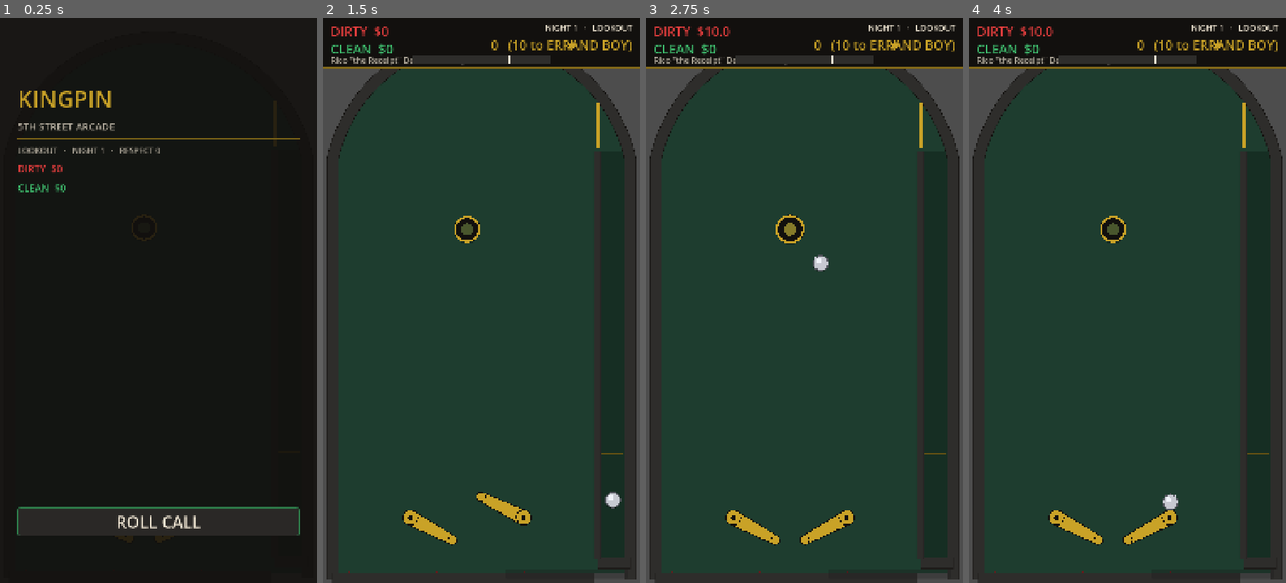
Above: before the commit, frames 1-4 (left to right).
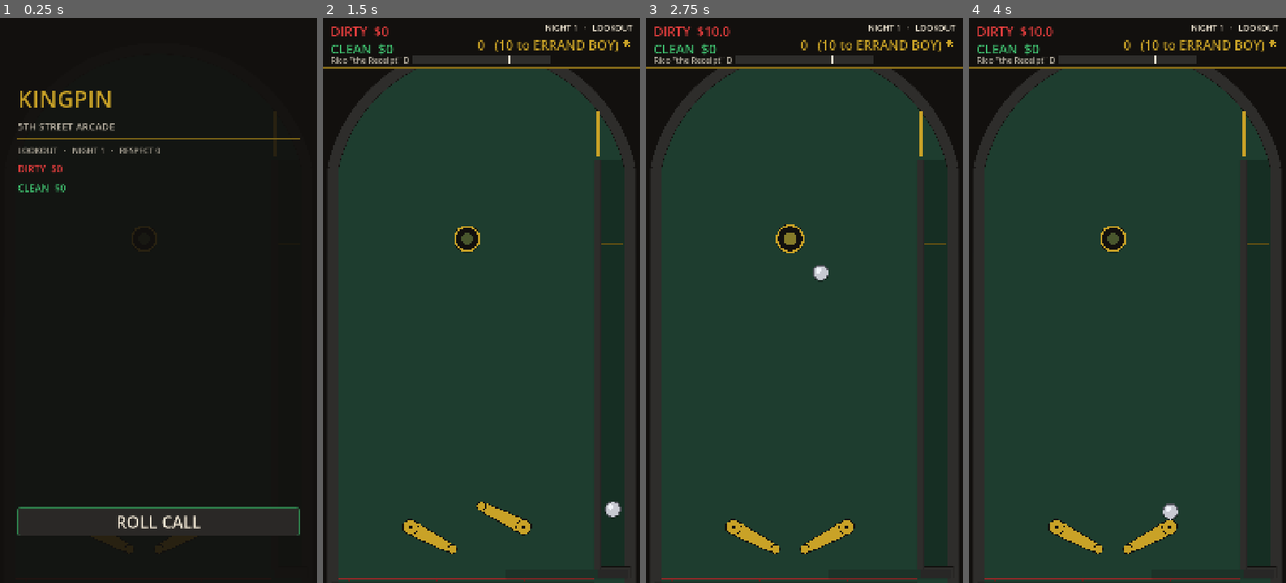
Above: after the commit, the same moments.

Repository: Ironkode787/Mobball
Game: Godot game, scene res://game/main.tscn
The game is run twice, just before and just after one commit, with the same random seed, the same clock (stepped at 60 frames per second) and the same inputs.
Inputs (mouse positions are in pixels of both pictures, inside the frame that each line leads up to):
- Up to frame 1 (0.25 s): no input
- Up to frame 2 (1.5 s): click "ROLL CALL" at 0.5 s; tap Enter at 1.25 s; move the mouse to (551, 272) at 1.27 s; hold D (flipper_right) from 1.28 s (still down); tap Space (plunger) at 1.35 s; click (551, 272) at 1.42 s
- Up to frame 3 (2.75 s): release D (flipper_right) at 2 s; drag from (741, 328) to (788, 227) at 2.02 s
- Up to frame 4 (4 s): move the mouse to (1159, 176) at 2.77 s; hold D (flipper_right) 2.78-3.5 s; tap Space (plunger) at 2.85, 3.5 s; click (1159, 176) at 2.92 s; drag from (1111, 413) to (1111, 571) at 3.52 s

The runs differ from the first frame. In frame 2, 7.7% of the frame differs, in the area x 0-100%, y 3-100%; in frame 3, 7.7%; in frame 4, 7.6%.

Commit message:
Tall-phone layout fixes and maps-style Ledger zoom (device feedback)
The camera bottom-anchors a table shorter than the frame: flippers at
thumb level, spare screen above the arch, and the clear color is ink
so any margin reads as cabinet, never broken gray. The HUD's respect
line ends before the star (now pinned to the strip's right edge) and
the roster line clips before the heat bar - no more text collisions
on narrow canvases.

The Ledger zooms like a map: two-finger pinch with the world point
under the pinch midpoint held fixed, wheel zoom anchored at the
cursor, and button/wheel zoom gliding exponentially to its target
(fingers keep direct control, everything else eases). The device
probe grows a synthesized two-finger pinch regression (1.0 -> 2.0)
and runs green at 9:16, 9:19.5 and 9:20 aspects.

Co-Authored-By: Claude Fable 5 <noreply@anthropic.com>
Claude-Session: https://claude.ai/code/session_018f9LsHfkQdbfQASzU3SJrG

Diff:
--- a/game/core/camera_rig.gd
+++ b/game/core/camera_rig.gd
@@ -61,7 +61,11 @@
 	zoom = Vector2(static_zoom, static_zoom)
 	_find_table()
 	_read_bounds()
-	position = Vector2(static_center.x, clampf(static_center.y, min_center_y(), max_center_y()))
+	var start_lo := min_center_y()
+	var start_hi := max_center_y()
+	if start_lo > start_hi:
+		start_lo = start_hi
+	position = Vector2(static_center.x, clampf(static_center.y, start_lo, start_hi))
 
 
 func set_target(t: Node2D) -> void:
@@ -128,9 +132,11 @@
 	_read_bounds()
 	var lo := min_center_y()
 	var hi := max_center_y()
-	if lo > hi:                                   # table shorter than the frame: centre it
-		lo = (lo + hi) * 0.5
-		hi = lo
+	if lo > hi:
+		# Table shorter than the frame (tall phones, early ranks): pin the table's BOTTOM
+		# to the screen bottom — flippers at thumb level, spare screen above the arch
+		# where the empire will grow, never a dead strip under the player's hands.
+		lo = hi
 	if target == null or not is_instance_valid(target):
 		var home := clampf(static_center.y, lo, hi)
 		position = position.lerp(Vector2(static_center.x, home),
--- a/game/ui/hud.gd
+++ b/game/ui/hud.gd
@@ -74,11 +74,17 @@
 			HORIZONTAL_ALIGNMENT_RIGHT)
 	_respect = _add_label(Vector2(0.0, 60.0), PaperKit.FONT_BIG, Feel.COL_BRASS,
 			HORIZONTAL_ALIGNMENT_RIGHT)
+	# The star sits AFTER the right-aligned respect text, hard against the strip's right
+	# edge — a fixed mid-strip position collided with the text on phones (device report).
+	_respect.offset_right = -72.0
 	_guy = _add_label(Vector2(26.0, 124.0), PaperKit.FONT_SMALL,
 			Feel.COL_NEWSPRINT.darkened(0.25))
+	# The roster line must never run under the heat bar (bar left edge = 540 - HEAT_W/2).
+	_guy.offset_right = -(1080.0 - (540.0 - HEAT_W * 0.5) + 12.0)
+	_guy.clip_text = true
 
 	_star = StarBadge.new()
-	_star.position = Vector2(1080.0 - 250.0, 74.0)
+	_star.position = Vector2(1080.0 - 62.0, 68.0)
 	_star.size = Vector2(34.0, 34.0)
 	_star.mouse_filter = Control.MOUSE_FILTER_IGNORE
 	add_child(_star)
--- a/game/ui/ledger/board.gd
+++ b/game/ui/ledger/board.gd
@@ -47,6 +47,19 @@
 var _zoom := ZOOM_STEPS[0]
 var _dragging := false
 var _drag_travel := 0.0
+# Maps-style zoom (device request): raw touches tracked for the pinch; wheel/buttons set a
+# TARGET the view glides toward, anchored at a focal screen point so the spot under the
+# cursor/pinch stays put. Fingers get direct control (no lag); everything else eases.
+var _touches: Dictionary = {}
+var _pinching := false
+var _pinch_start_dist := 0.0
+var _pinch_start_zoom := 1.0
+var _pinch_mid := Vector2.ZERO
+var _zoom_target := ZOOM_STEPS[0]
+var _zoom_focus := Vector2.ZERO
+const ZOOM_MIN := 0.2
+const ZOOM_MAX := 2.0
+const ZOOM_GLIDE := 12.0
 var _selected := ""
 ## Centre request that arrived before the board had a size — re-applied on first layout.
 var _pending_center := ""
@@ -65,6 +78,16 @@
 	_ensure_layers()
 	if not resized.is_connected(_on_resized):
 		resized.connect(_on_resized)
+	set_process(true)
+
+
+## The glide half of maps-zoom: ease toward the target around the stored focal point.
+## Fingers (the pinch) bypass this entirely — they ARE the zoom while they are down.
+func _process(delta: float) -> void:
+	if _pinching or absf(_zoom_target - _zoom) < 0.0005:
+		return
+	var z := lerpf(_zoom, _zoom_target, 1.0 - exp(-ZOOM_GLIDE * delta))
+	_zoom_at(_zoom_focus, z)
 
 
 ## The cork and the sheet, built on demand rather than only in `_ready` — the headless test
@@ -297,10 +320,12 @@
 func cycle_zoom() -> void:
 	var i := 0
 	for s in ZOOM_STEPS.size():
-		if is_equal_approx(_zoom, _zoom_step(s)):
+		if is_equal_approx(_zoom_target, _zoom_step(s)):
 			i = s
 			break
-	set_zoom(_zoom_step((i + 1) % ZOOM_STEPS.size()))
+	# The button GLIDES to the next rung (maps feel), anchored at the view centre.
+	_zoom_focus = size * 0.5
+	_zoom_target = clampf(_zoom_step((i + 1) % ZOOM_STEPS.size()), ZOOM_MIN, ZOOM_MAX)
 
 
 ## A zero rung means "fit the whole width", which only the live board size knows.
@@ -313,9 +338,11 @@
 	return clampf(size.x / _content.x, 0.18, 1.0)
 
 
+## Instant (shot rigs and tests need determinism); interactive paths glide via _zoom_target.
 func set_zoom(z: float) -> void:
-	var focus := (size * 0.5 - _pan) / _zoom
-	_zoom = clampf(z, 0.2, 2.0)
+	var focus := (size * 0.5 - _pan) / maxf(_zoom, 0.0001)
+	_zoom = clampf(z, ZOOM_MIN, ZOOM_MAX)
+	_zoom_target = _zoom
 	_pan = size * 0.5 - focus * _zoom
 	_apply_view()
 
@@ -375,15 +402,43 @@
 
 
 func _gui_input(event: InputEvent) -> void:
+	# RAW touches drive the pinch. Single-finger pan/tap stays on the emulated-mouse path
+	# below (Android turns finger 0 into mouse events), so the two never double-handle:
+	# while two fingers are down, `_pinching` gates the mouse path off.
+	if event is InputEventScreenTouch:
+		var st := event as InputEventScreenTouch
+		if st.pressed:
+			_touches[st.index] = st.position
+			if _touches.size() == 2:
+				_begin_pinch()
+		else:
+			_touches.erase(st.index)
+			if _pinching and _touches.size() < 2:
+				_pinching = false
+				_dragging = false          # the survivor re-anchors on its next press
+		return
+	if event is InputEventScreenDrag:
+		var sd := event as InputEventScreenDrag
+		if _touches.has(sd.index):
+			_touches[sd.index] = sd.position
+		if _pinching and _touches.size() >= 2:
+			_update_pinch()
+			accept_event()
+		return
 	if event is InputEventMouseButton:
 		var mb := event as InputEventMouseButton
 		if mb.button_index == MOUSE_BUTTON_WHEEL_UP and mb.pressed:
-			set_zoom(_zoom * 1.12)
+			_zoom_focus = mb.position
+			_zoom_target = clampf(_zoom_target * 1.18, ZOOM_MIN, ZOOM_MAX)
 			accept_event()
 		elif mb.button_index == MOUSE_BUTTON_WHEEL_DOWN and mb.pressed:
-			set_zoom(_zoom / 1.12)
+			_zoom_focus = mb.position
+			_zoom_target = clampf(_zoom_target / 1.18, ZOOM_MIN, ZOOM_MAX)
 			accept_event()
 		elif mb.button_index == MOUSE_BUTTON_LEFT:
+			if _pinching:
+				accept_event()
+				return
 			if mb.pressed:
 				_dragging = true
 				_drag_travel = 0.0
@@ -393,12 +448,45 @@
 				if _drag_travel < TAP_SLOP:
 					_tap_at(mb.position)
 			accept_event()
-	elif event is InputEventMouseMotion and _dragging:
+	elif event is InputEventMouseMotion and _dragging and not _pinching:
 		var mm := event as InputEventMouseMotion
 		_drag_travel += mm.relative.length()
 		_pan += mm.relative
 		_apply_view()
 		accept_event()
+
+
+func _begin_pinch() -> void:
+	_pinching = true
+	_dragging = false
+	_drag_travel = TAP_SLOP * 2.0          # a pinch is never a tap
+	var pts := _touches.values()
+	_pinch_start_dist = maxf((pts[0] as Vector2).distance_to(pts[1] as Vector2), 1.0)
+	_pinch_start_zoom = _zoom
+	_pinch_mid = ((pts[0] as Vector2) + (pts[1] as Vector2)) * 0.5
+
+
+## Two fingers = absolute control, exactly like a map: the world point under the pinch
+## midpoint stays under it (zoom anchor), and moving both fingers together pans.
+func _update_pinch() -> void:
+	var pts := _touches.values()
+	var a := pts[0] as Vector2
+	var b := pts[1] as Vector2
+	var mid := (a + b) * 0.5
+	_pan += mid - _pinch_mid
+	_pinch_mid = mid
+	var dist := maxf(a.distance_to(b), 1.0)
+	var z := clampf(_pinch_start_zoom * dist / _pinch_start_dist, ZOOM_MIN, ZOOM_MAX)
+	_zoom_at(mid, z)
+	_zoom_target = _zoom                   # release leaves the view where the fingers put it
+
+
+## Zoom keeping the world point under `focus` (screen px) exactly under it.
+func _zoom_at(focus: Vector2, z: float) -> void:
+	var world := (focus - _pan) / maxf(_zoom, 0.0001)
+	_zoom = clampf(z, ZOOM_MIN, ZOOM_MAX)
+	_pan = focus - world * _zoom
+	_apply_view()
 
 
 func _tap_at(where: Vector2) -> void:
--- a/project.godot
+++ b/project.godot
@@ -46,6 +46,7 @@
 
 [rendering]
 
+environment/defaults/default_clear_color=Color(0.0705882, 0.0627451, 0.054902, 1)
 renderer/rendering_method="gl_compatibility"
 renderer/rendering_method.mobile="gl_compatibility"
 textures/vram_compression/import_etc2_astc=true
--- a/tests/device_probe.gd
+++ b/tests/device_probe.gd
@@ -61,6 +61,20 @@
 	_check(overlay_visible, "the Ledger overlay exists and is visible")
 	await _shot("4_ledger")
 
+	# PINCH ZOOM (device request): two fingers diverging over the board must zoom in,
+	# maps-style. Raw ScreenTouch/Drag events through the full pipeline.
+	var board := _find_by_method(get_tree().root, "cycle_zoom")
+	_check(board != null, "the Ledger board exists")
+	if board != null:
+		var z0: float = board.call("zoom")
+		var c := (board as Control).get_global_rect().get_center()
+		var xf := (board as Control).get_viewport().get_final_transform() \
+				* (board as Control).get_canvas_transform()
+		var mid: Vector2 = xf * c
+		await _pinch(mid, 90.0, 260.0)
+		var z1: float = board.call("zoom")
+		_check(z1 > z0 * 1.3, "pinch-out zooms the board in (%.2f -> %.2f)" % [z0, z1])
+
 	# And back.
 	var close_btn := _find_button(get_tree().root, "CLOSE")
 	if close_btn != null:
@@ -113,6 +127,44 @@
 	await _frames(6)
 
 
+## Two synthesized fingers moving apart symmetrically around `mid` (window coords).
+func _pinch(mid: Vector2, from_half: float, to_half: float) -> void:
+	for i in 2:
+		var d := InputEventScreenTouch.new()
+		d.index = i
+		d.position = mid + Vector2(from_half * (1.0 if i == 0 else -1.0), 0)
+		d.pressed = true
+		Input.parse_input_event(d)
+	await _frames(3)
+	var steps := 12
+	for s in steps:
+		var half := lerpf(from_half, to_half, float(s + 1) / steps)
+		for i in 2:
+			var g := InputEventScreenDrag.new()
+			g.index = i
+			g.position = mid + Vector2(half * (1.0 if i == 0 else -1.0), 0)
+			g.relative = Vector2((to_half - from_half) / steps * (1.0 if i == 0 else -1.0), 0)
+			Input.parse_input_event(g)
+		await _frames(2)
+	for i in 2:
+		var u := InputEventScreenTouch.new()
+		u.index = i
+		u.position = mid + Vector2(to_half * (1.0 if i == 0 else -1.0), 0)
+		u.pressed = false
+		Input.parse_input_event(u)
+	await _frames(6)
+
+
+func _find_by_method(node: Node, method: String) -> Control:
+	if node is Control and node.has_method(method) and (node as Control).is_visible_in_tree():
+		return node
+	for child in node.get_children():
+		var found := _find_by_method(child, method)
+		if found != null:
+			return found
+	return null
+
+
 func _find_button(node: Node, text: String) -> Control:
 	if node is Button and (node as Button).text == text and (node as Button).is_visible_in_tree():
 		return node
Not shown, changed: build/kingpin-debug.apk
